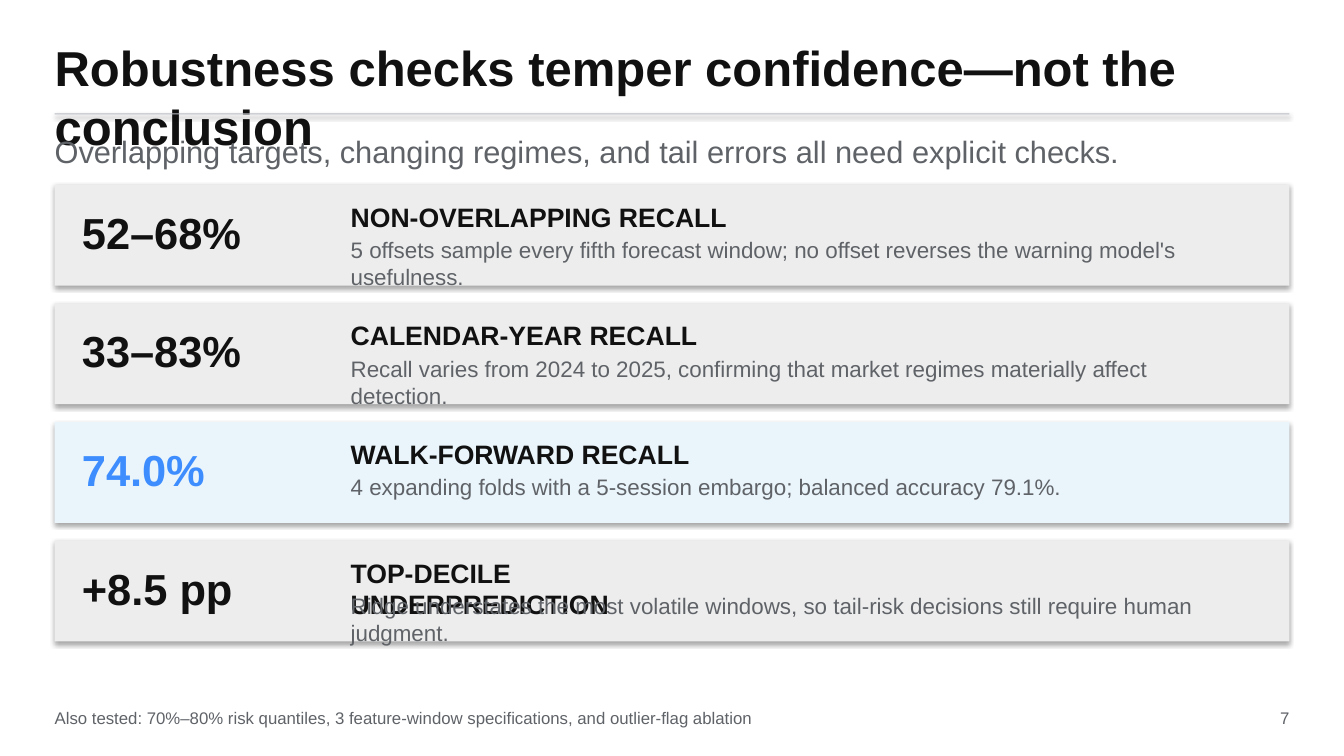
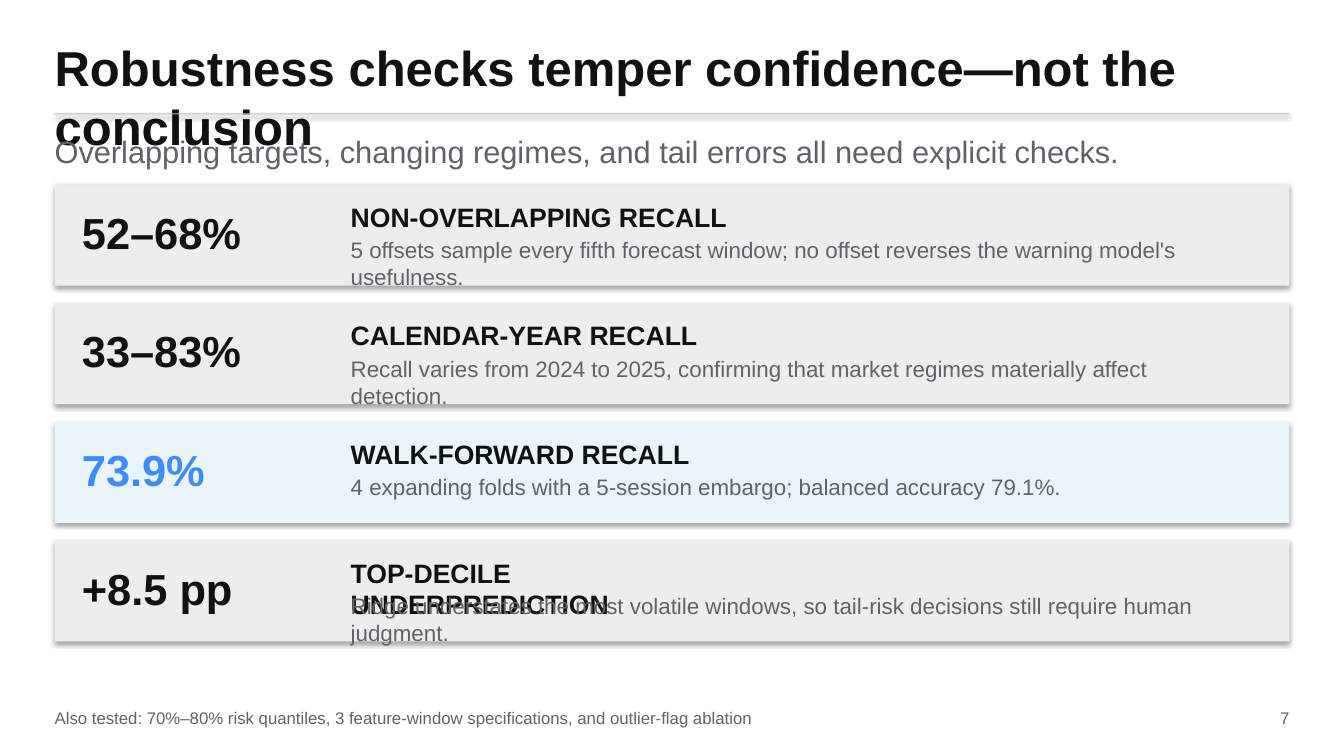
Before and after one commit to pdwi2020/bootcamp_paritosh_dwivedi, a slide deck: slide 7 of project/reports/stakeholder_presentation.pptx. Drawn at 1344x756 pixels with LibreOffice and Linux fonts; fonts in the diff are those of the drawing. Boxes give left, top, right and bottom in pixels: in the first picture for what was removed or moved away, otherwise in the second. Text is boxed around its words. In the diff, an @@ line names an element or a change of style, - is before the commit and + after.

```diff
--- a/project/reports/stakeholder_presentation.pptx
+++ b/project/reports/stakeholder_presentation.pptx
@@ text at (x1=82, y1=455, x2=205, y2=487): text changed @@
-74.0%
+73.9%
```
Also in this commit, not shown: 5 other slides changed, 21 other files.
